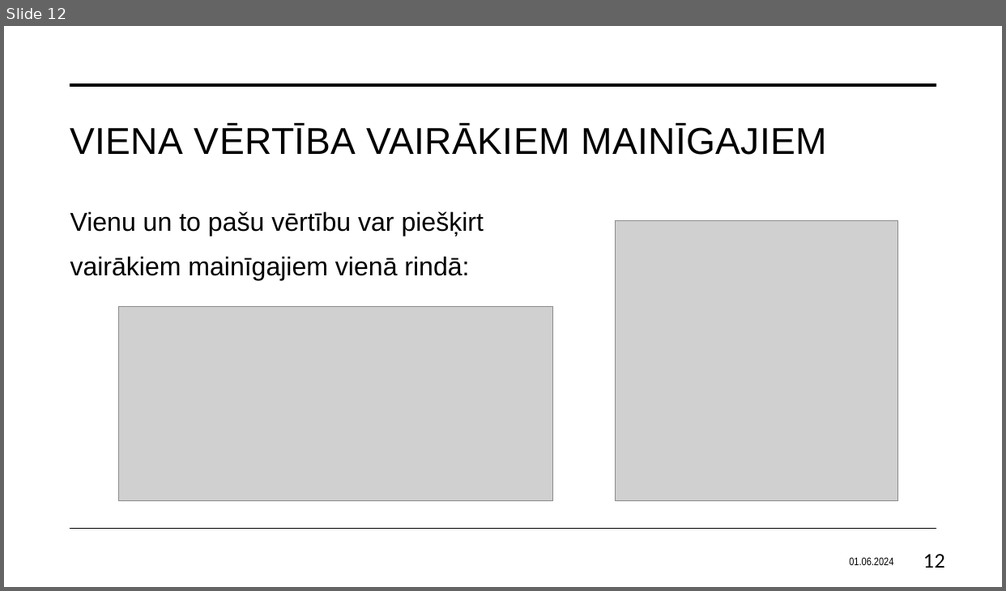
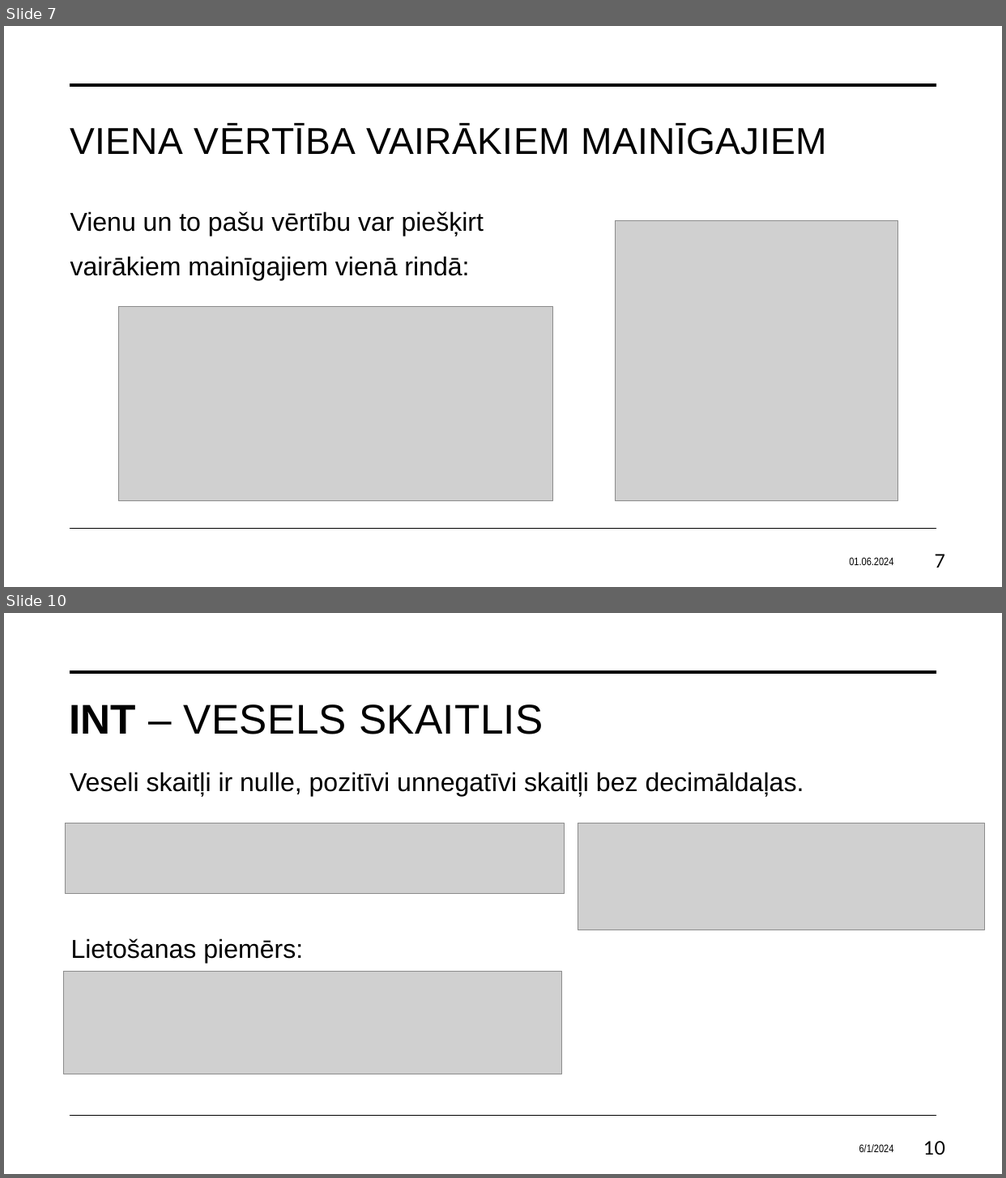
Before and after one commit to Gerda155/Fedotova_Eksamens, a slide deck: Fedotova_macibuMaterials.pptx. Shown one above the other, each under a label of ours: slide 12 before the commit, slides 7 and 10 after it; the slides between them are not shown. The pictures are 1006x591 and 1006x1178 pixels, drawn with LibreOffice and Linux fonts; fonts in the diff are those of the drawing; grey boxes stand for pictures. Boxes give left, top, right and bottom in pixels: in the first picture for what was removed or moved away, otherwise in the second. Text is boxed around its words. In the diff, an @@ line names an element or a change of style, - is before the commit and + after.

```diff
--- a/Fedotova_macibuMaterials.pptx
+++ b/Fedotova_macibuMaterials.pptx
@@ slide 10 added at (4, 613, 1002, 1174), background #FFFFFF; not listed: 2 template elements that a slide beside it also shows @@
@@ title added at (69, 705, 543, 735), 40 pt, text #000000 @@
+INT – VESELS SKAITLIS
@@ text added at (70, 772, 804, 796), 25 pt, text #000000 @@
+Veseli skaitļi ir nulle, pozitīvi unnegatīvi skaitļi bez decimāldaļas.
@@ picture added at (66, 824, 564, 894) @@
@@ picture added at (578, 824, 986, 931) @@
@@ text added at (71, 939, 303, 964), 25 pt, text #000000 @@
+Lietošanas piemērs:
@@ picture added at (64, 972, 562, 1075) @@
@@ text added at (859, 1144, 894, 1152), 10.5 pt, text #000000 @@
+6/1/2024
@@ page number added at (923, 1141, 945, 1155), 18 pt, text #000000 @@
+10
@@ what was slide 12 is now slide 7 @@
@@ page number at (935, 554, 945, 568): text changed @@
-12
+7
```
Also in this commit, not shown: 7 slides changed, 16 other slides added, 2 slides removed.
